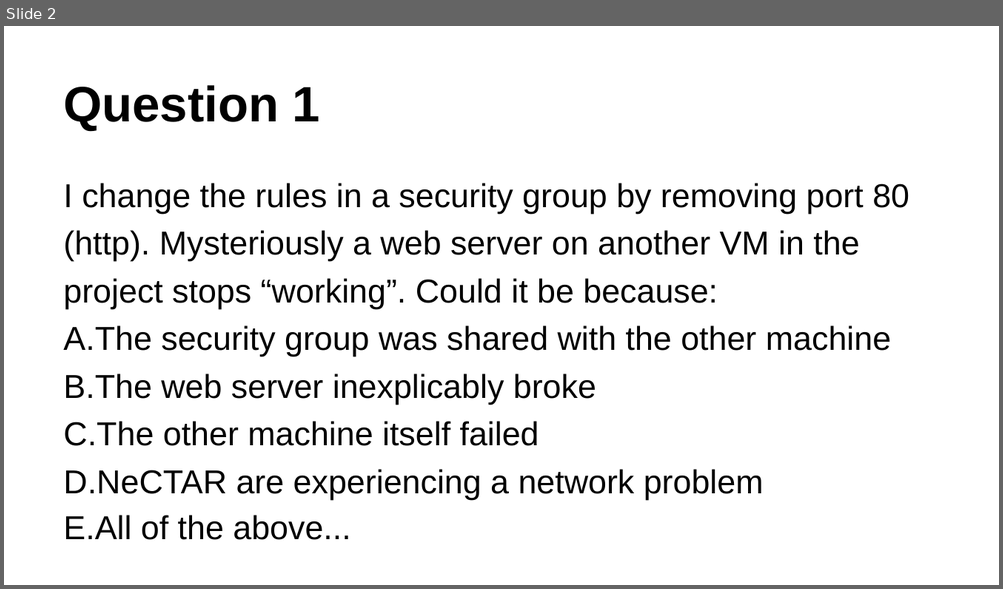
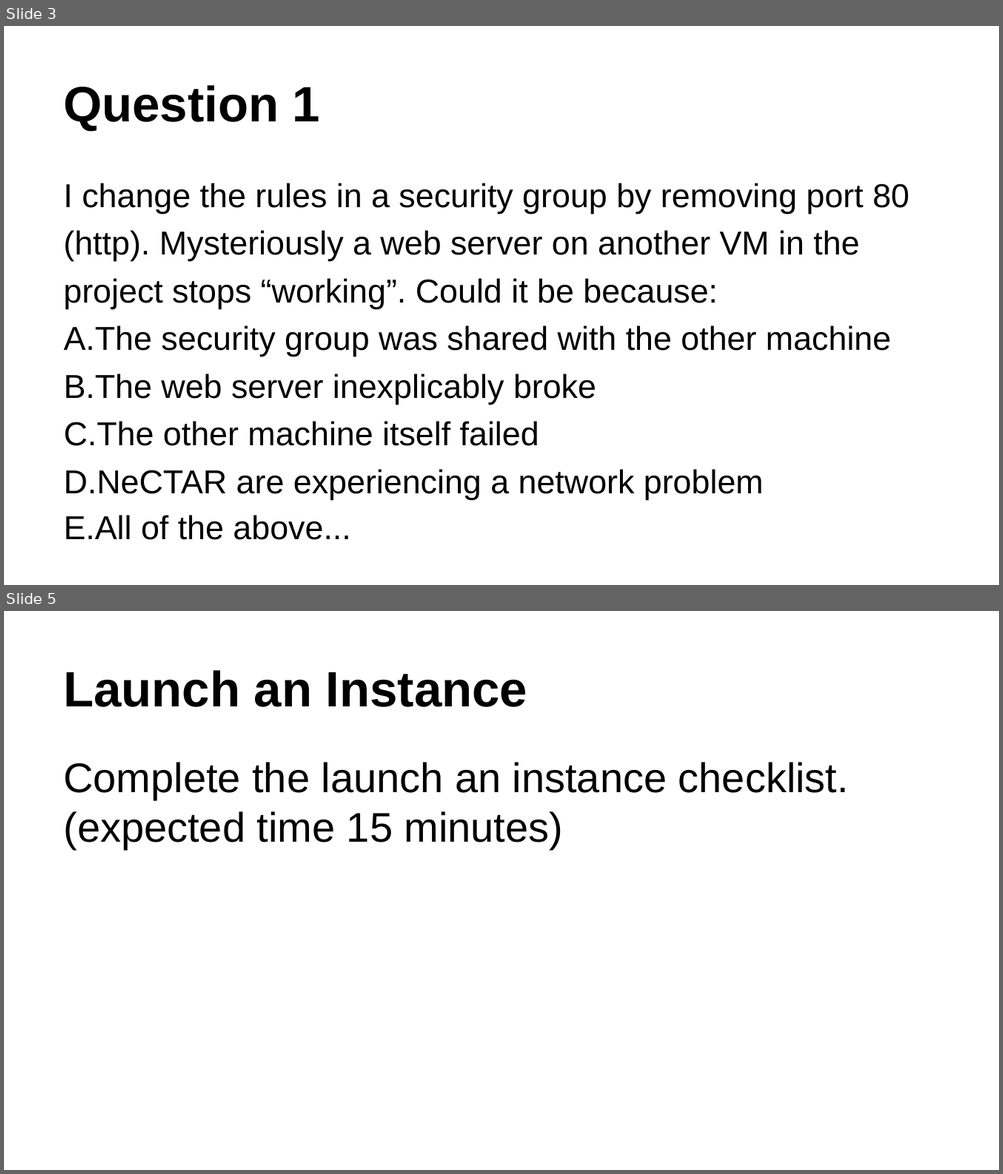
Before and after one commit to resbaz/nectar-cloud-lessons, a slide deck: Lessons/Lesson_II/Lesson_II_Questions.pptx. Shown one above the other, each under a label of ours: slide 2 before the commit, slides 3 and 5 after it; the slides between them are not shown. The pictures are 1003x589 and 1003x1174 pixels, drawn with LibreOffice and Linux fonts; fonts in the diff are those of the drawing. Boxes give left, top, right and bottom in pixels: in the first picture for what was removed or moved away, otherwise in the second. Text is boxed around its words. In the diff, an @@ line names an element or a change of style, - is before the commit and + after.

```diff
--- a/Lessons/Lesson_II/Lesson_II_Questions.pptx
+++ b/Lessons/Lesson_II/Lesson_II_Questions.pptx
@@ slide 5 added at bbox=[4, 611, 999, 1170], background #FFFFFF @@
@@ text added at bbox=[63, 670, 527, 707], 36 pt, text #000000, bold @@
+Launch an Instance
@@ text added at bbox=[63, 762, 848, 849], 30 pt, text #000000 @@
+Complete the launch an instance checklist.
+(expected time 15 minutes)
@@ what was slide 2 is now slide 3 @@
```
Also in this commit, not shown: 2 other slides added, 1 other file.
